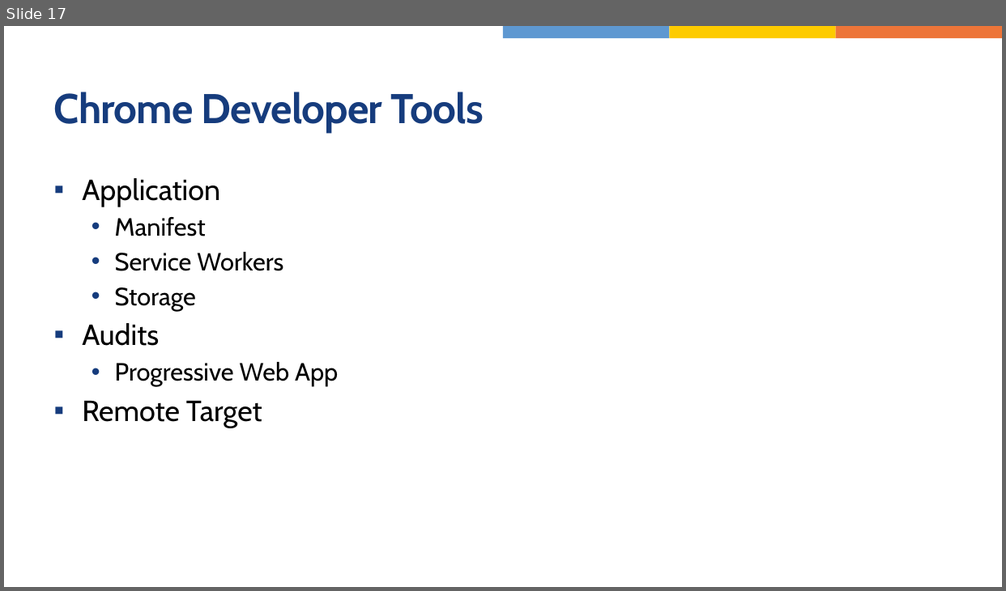
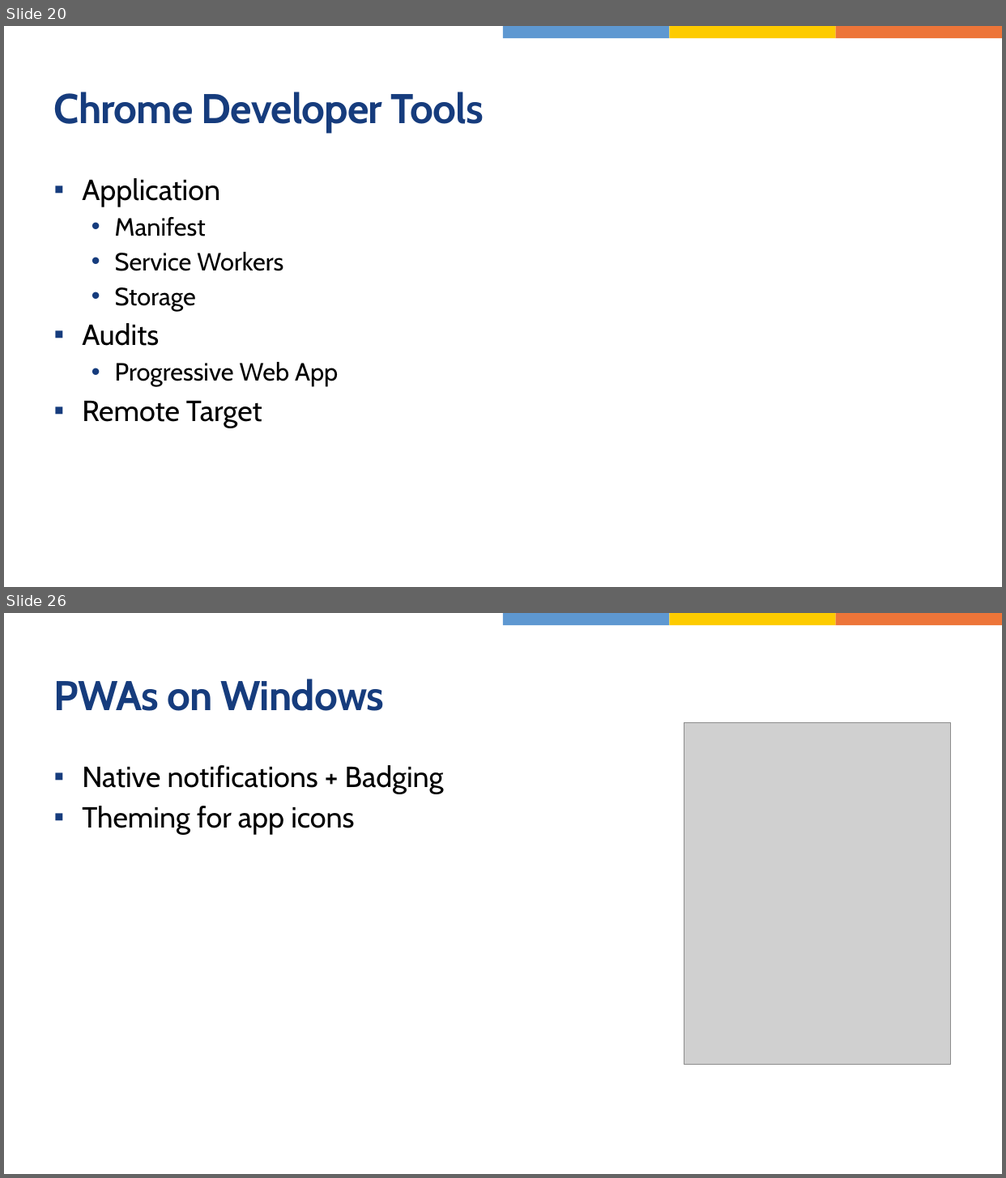
Before and after one commit to jasho/wug-blazor-pwa, a slide deck: WUG-Blazor-PWA.pptx. Shown one above the other, each under a label of ours: slide 17 before the commit, slides 20 and 26 after it; the slides between them are not shown. The pictures are 1006x591 and 1006x1178 pixels, drawn with LibreOffice and Linux fonts; fonts in the diff are those of the drawing; grey boxes stand for pictures. Boxes give left, top, right and bottom in pixels: in the first picture for what was removed or moved away, otherwise in the second. Text is boxed around its words. In the diff, an @@ line names an element or a change of style, - is before the commit and + after.

Commit message:
Modified service worker to work without workbox. Added offline fallback document and image. Updated presentation.

```diff
--- a/WUG-Blazor-PWA.pptx
+++ b/WUG-Blazor-PWA.pptx
@@ slide 26 added at <box>4,613,1002,1174</box>, background #FFFFFF; not listed: 3 template elements that a slide beside it also shows @@
@@ title added at <box>54,679,384,711</box>, 40 pt, text #163C7D, bold @@
+PWAs on Windows
@@ picture added at <box>684,723,951,1064</box> @@
@@ text added at <box>82,765,444,835</box>, 28 pt, text #000000 @@
+▪ Native notifications + Badging
+▪ Theming for app icons
@@ what was slide 17 is now slide 20 @@
```
Also in this commit, not shown: 3 slides changed, 11 other slides added, 2 slides removed, 4 other files.
